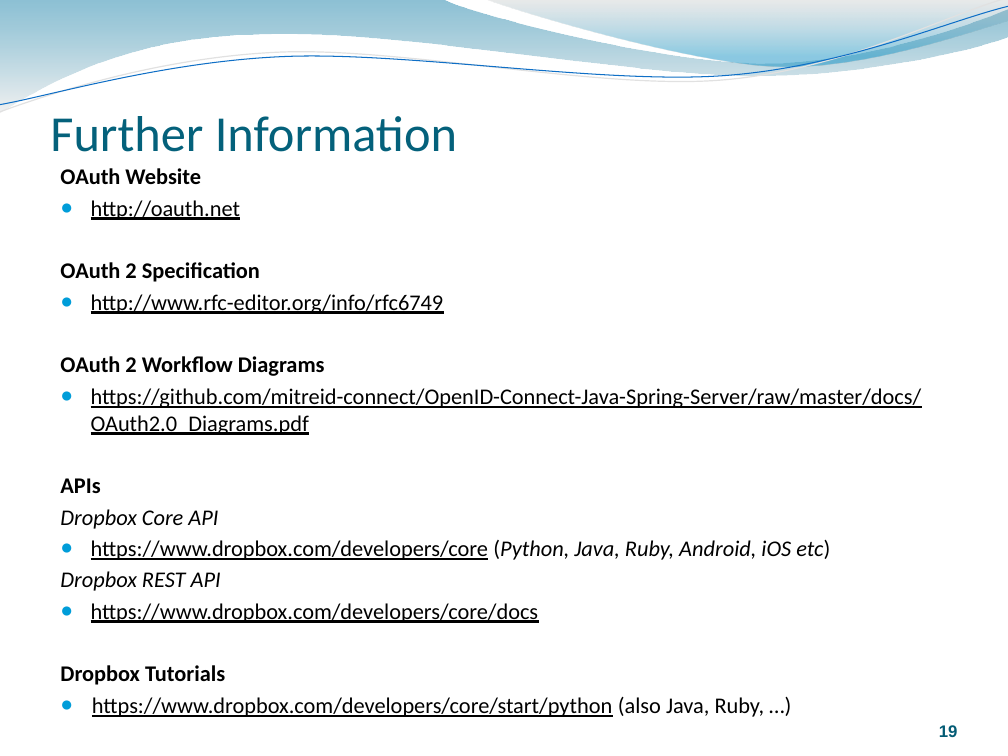
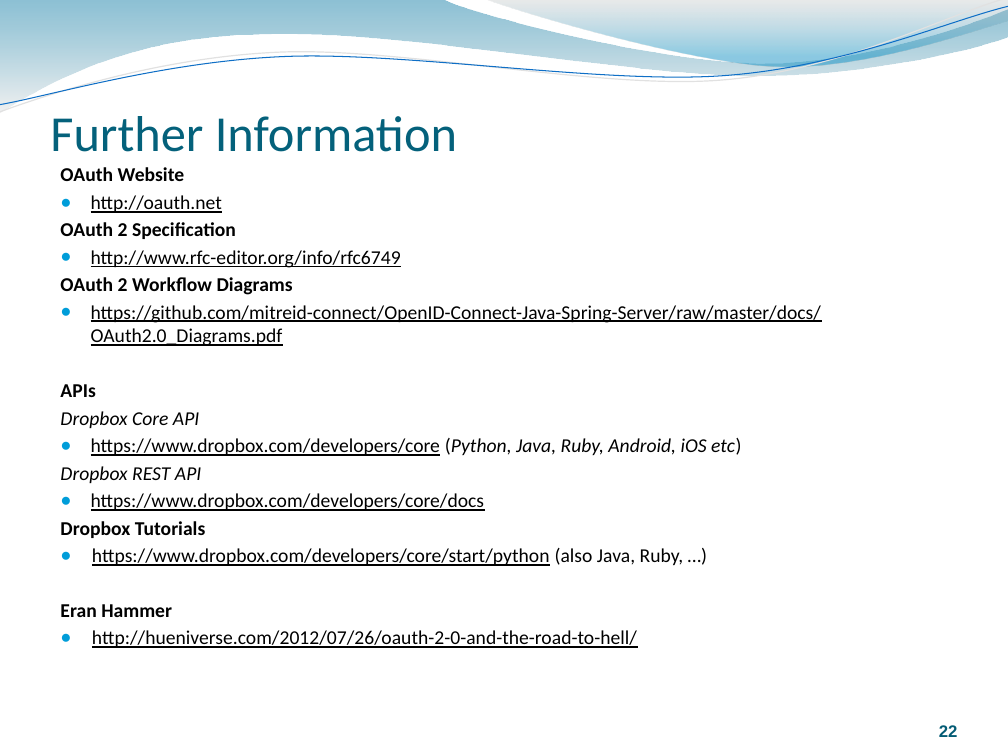
Before and after one commit to rozanski/bcs_spa14, a slide deck: slide 22 of session-materials/Oauth-Session.pptx (slide 19 before the commit). Drawn at 1008x756 pixels with LibreOffice and Linux fonts; fonts in the diff are those of the drawing. Boxes give left, top, right and bottom in pixels: in the first picture for what was removed or moved away, otherwise in the second. Text is boxed around its words. In the diff, an @@ line names an element or a change of style, - is before the commit and + after.

```diff
--- a/session-materials/Oauth-Session.pptx
+++ b/session-materials/Oauth-Session.pptx
@@ text at (60, 167, 821, 566): size 16 to 14 pt in "OAuth Website", "http://oauth.net", "OAuth 2 Specification", "http://www.rfc-editor.org/info/rfc6749" and 9 more places @@
@@ text at (60, 604, 637, 648): paragraphs added @@
+Eran Hammer
+● http://hueniverse.com/2012/07/26/oauth-2-0-and-the-road-to-hell/
@@ page number at (939, 725, 958, 737): text changed @@
-19
+22
```
Also in this commit, not shown: 16 other slides changed, 3 slides added, 2 other files.
